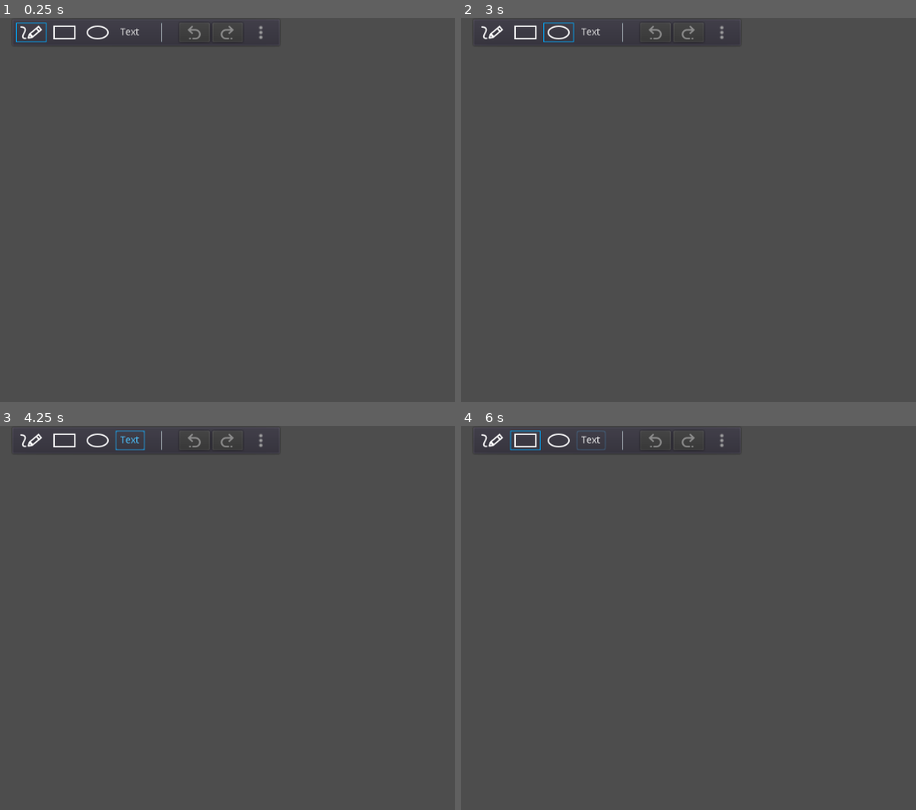
Above: before the commit, frames 1-4 (two rows, left to right).
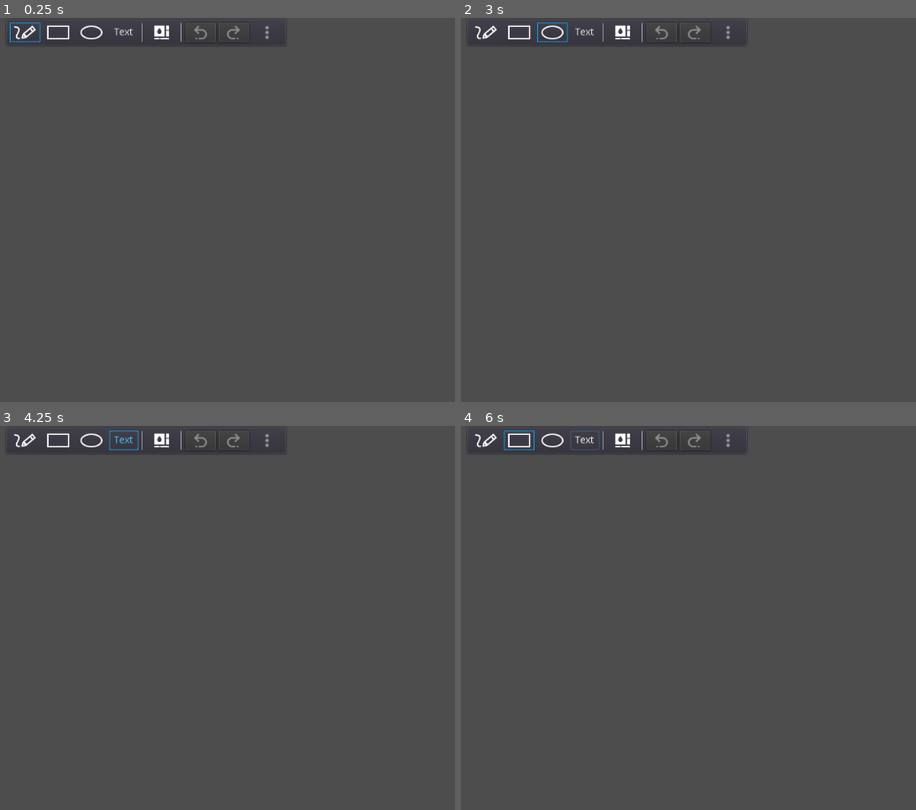
Above: after the commit, the same moments.

Repository: gilzoide/draw-over
Game: Godot game, scene res://main.tscn
Same seed, same stepped clock (60 frames per second), same inputs: the game is played once before the commit and once after it.
Inputs (mouse positions are in pixels of both pictures, inside the frame that each line leads up to; where the layout moved, square brackets give the same spot in the first picture):
- Up to frame 1 (0.25 s): no input
- Up to frame 2 (3 s): click (624, 33) at 0.52 s; click (488, 33) [492, 33] at 1.25 s; click (520, 33) [524, 33] at 2 s; click (552, 33) [561, 33] at 2.75 s
- Up to frame 3 (4.25 s): click "Text" at 3.5 s
- Up to frame 4 (6 s): click (729, 441) [720, 441] at 4.25 s; click (488, 441) [492, 441] at 5 s; click (520, 441) [524, 441] at 5.75 s

The runs differ from the first frame. In frame 1, 0.7% of the frame differs, in the area x 2-60%, y 1-7%; in frame 2, 0.7%; in frame 3, 0.7%; in frame 4, 0.7%, in the area x 3-60%, y 1-7%.

Commit message:
Move brush editor button to toolbar instead of context menu

Diff:
--- a/src/main.tscn
+++ b/src/main.tscn
@@ -7,6 +7,7 @@
 [ext_resource path="res://toolbar/toolbar_theme.tres" type="Theme" id=5]
 [ext_resource path="res://toolbar/toolbar.gd" type="Script" id=6]
 [ext_resource path="res://toolbar/toolbar_buttongroup.tres" type="ButtonGroup" id=7]
+[ext_resource path="res://textures/PaletteIcon.svg" type="Texture" id=8]
 [ext_resource path="res://textures/UndoToolIcon.svg" type="Texture" id=11]
 [ext_resource path="res://textures/RedoToolIcon.svg" type="Texture" id=12]
 [ext_resource path="res://drawing/draw_items_theme.tres" type="Theme" id=13]
@@ -38,10 +39,10 @@
 [node name="Toolbar" type="PanelContainer" parent="."]
 anchor_left = 0.5
 anchor_right = 0.5
-margin_left = -195.0
-margin_right = 195.0
+margin_left = -204.0
+margin_right = 204.0
 margin_bottom = 42.0
-rect_pivot_offset = Vector2( 195, 0 )
+rect_pivot_offset = Vector2( 204, 0 )
 script = ExtResource( 6 )
 __meta__ = {
 "_edit_use_anchors_": false
@@ -50,7 +51,7 @@
 [node name="HBoxContainer" type="HBoxContainer" parent="Toolbar"]
 margin_left = 7.0
 margin_top = 7.0
-margin_right = 383.0
+margin_right = 401.0
 margin_bottom = 35.0
 theme = ExtResource( 5 )
 
@@ -104,14 +105,30 @@
 
 [node name="VSeparator" type="VSeparator" parent="Toolbar/HBoxContainer"]
 margin_left = 190.0
-margin_right = 232.0
+margin_right = 194.0
 margin_bottom = 28.0
-rect_min_size = Vector2( 42, 0 )
+mouse_filter = 2
+
+[node name="BrushEditorButton" type="Button" parent="Toolbar/HBoxContainer"]
+margin_left = 198.0
+margin_right = 242.0
+margin_bottom = 28.0
+hint_tooltip = "(Right click anywhere)
+Open brush configuration, includes line width, font size and color.
+Colors may be added to the colors preset with the + button and removed by right clicking them."
+focus_mode = 0
+mouse_filter = 1
+icon = ExtResource( 8 )
+
+[node name="VSeparator2" type="VSeparator" parent="Toolbar/HBoxContainer"]
+margin_left = 246.0
+margin_right = 250.0
+margin_bottom = 28.0
 mouse_filter = 2
 
 [node name="UndoButton" type="Button" parent="Toolbar/HBoxContainer"]
-margin_left = 236.0
-margin_right = 280.0
+margin_left = 254.0
+margin_right = 298.0
 margin_bottom = 28.0
 hint_tooltip = "(Control+Z)
 Undo last drawing operation."
@@ -120,8 +137,8 @@
 icon = ExtResource( 11 )
 
 [node name="RedoButton" type="Button" parent="Toolbar/HBoxContainer"]
-margin_left = 284.0
-margin_right = 328.0
+margin_left = 302.0
+margin_right = 346.0
 margin_bottom = 28.0
 hint_tooltip = "(Control+Shift+Z)
 Redo last drawing operation."
@@ -130,8 +147,8 @@
 icon = ExtResource( 12 )
 
 [node name="MoreButton" type="TextureButton" parent="Toolbar/HBoxContainer"]
-margin_left = 332.0
-margin_right = 376.0
+margin_left = 350.0
+margin_right = 394.0
 margin_bottom = 28.0
 rect_min_size = Vector2( 44, 28 )
 hint_tooltip = "More options."
@@ -146,5 +163,5 @@
 "_edit_use_anchors_": false
 }
 
+[connection signal="pressed" from="Toolbar/HBoxContainer/BrushEditorButton" to="." method="_open_brush_editor"]
 [connection signal="clear_drawings_pressed" from="Toolbar/HBoxContainer/MoreButton" to="." method="_on_clear_drawings_pressed"]
-[connection signal="config_brush_pressed" from="Toolbar/HBoxContainer/MoreButton" to="." method="_open_brush_editor"]
--- a/src/more_menu_button.gd
+++ b/src/more_menu_button.gd
@@ -8,13 +8,11 @@
 extends BaseButton
 
 signal clear_drawings_pressed()
-signal config_brush_pressed()
 
 enum {
 	TRANSPARENT_BACKGROUND,
 	AUTOHIDE,
 	CLEAR_DRAWINGS,
-	CONFIG_BRUSH,
 }
 
 export(Resource) var main_ui_visibility = preload("res://main_ui_visibility.tres")
@@ -49,8 +47,6 @@
 		main_ui_visibility.autohide_toolbar = not _popup_menu.is_item_checked(idx)
 	elif id == CLEAR_DRAWINGS:
 		emit_signal("clear_drawings_pressed")
-	elif id == CONFIG_BRUSH:
-		emit_signal("config_brush_pressed")
 
 
 static func _create_popup_menu() -> PopupMenu:
@@ -74,10 +70,4 @@
 	Remove all current drawings.
 	""")
 	popup_menu.set_item_shortcut(popup_menu.get_item_index(CLEAR_DRAWINGS), load("res://shortcuts/clear_drawings_shortcut.tres"))
-
-	popup_menu.add_item("Configure brush", CONFIG_BRUSH)
-	popup_menu.set_item_tooltip(popup_menu.get_item_index(CONFIG_BRUSH), """
-	(Right click anywhere)
-	Open the brush configuration popup, including drawing and font size and color.
-	""")
 	return popup_menu
--- /dev/null
+++ b/src/textures/PaletteIcon.svg
@@ -0,0 +1,3 @@
+<svg width="32" height="20" viewBox="0 0 32 20" fill="none" xmlns="http://www.w3.org/2000/svg">
+<path d="M26.0526 20H13.4211V17.8947H26.0526V20ZM5 20V17.8947H12.3684V20H5ZM21.8421 15.7895V7.36842H26.0526V15.7895H21.8421ZM21.8421 0H26.0526V6.31579H21.8421V0ZM5 15.7895V0H19.7368V15.7895H5ZM12.3684 12.1684C13.2059 12.1684 14.0092 11.8357 14.6014 11.2435C15.1936 10.6513 15.5263 9.84805 15.5263 9.01053C15.5263 6.90526 12.3684 3.35789 12.3684 3.35789C12.3684 3.35789 9.21053 6.90526 9.21053 9.01053C9.21053 9.84805 9.54323 10.6513 10.1355 11.2435C10.7277 11.8357 11.5309 12.1684 12.3684 12.1684Z" fill="white"/>
+</svg>
Not shown: 1 places in src/main.tscn that only renumber resources
Not shown, added: src/textures/PaletteIcon.svg.import
Not shown, changed: README.md
